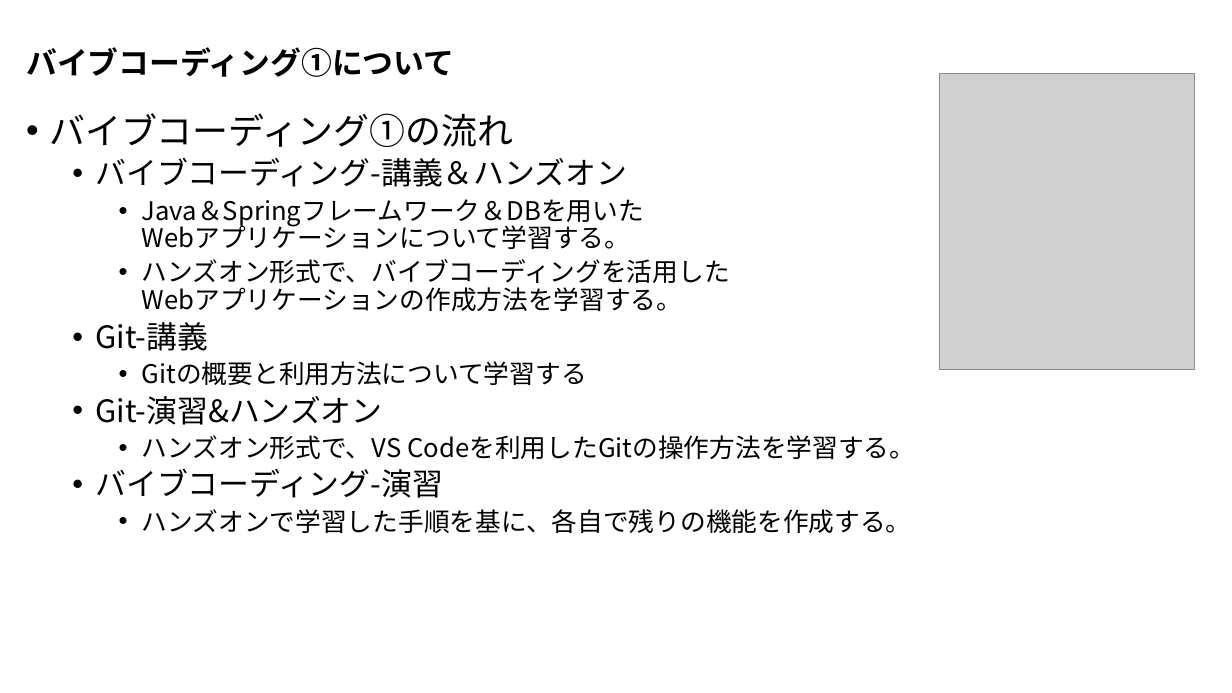
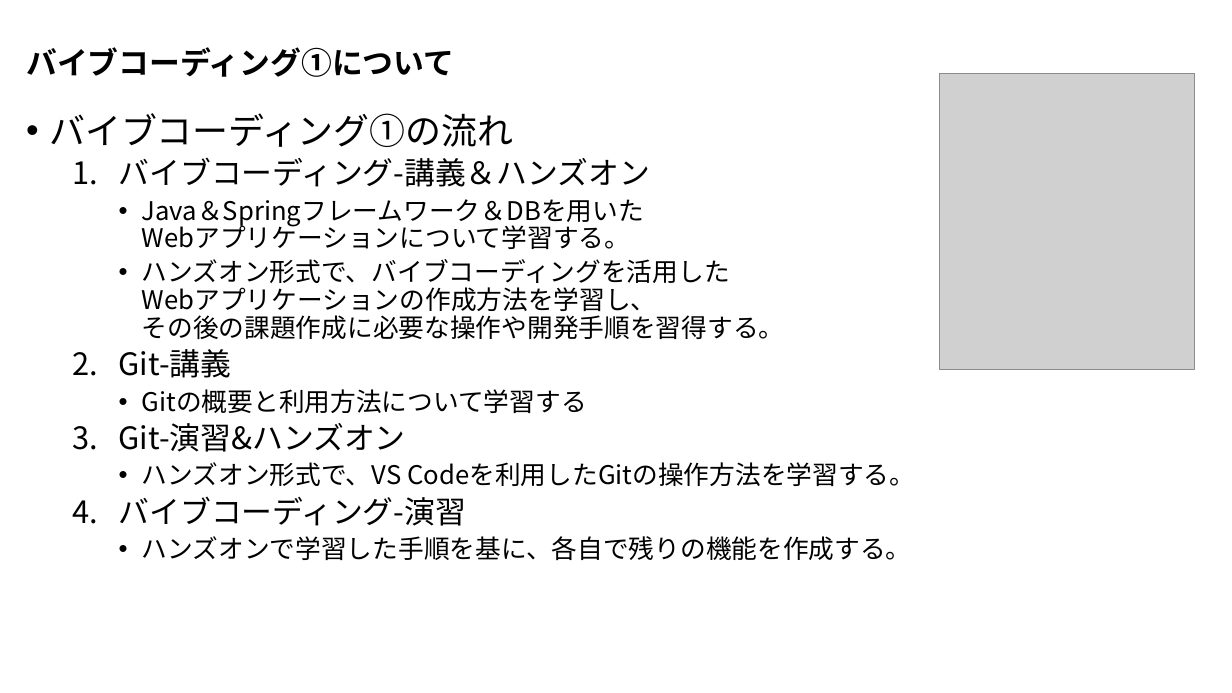
Before and after one commit to nishida2073/ai_navive, a slide deck: slide 4 of 00_オリエンテーション/【AI Native研修-バイブコーディング】研修の概要.pptx. Drawn at 1232x693 pixels with LibreOffice and Linux fonts; fonts in the diff are those of the drawing; grey boxes stand for pictures. Boxes give left, top, right and bottom in pixels: in the first picture for what was removed or moved away, otherwise in the second. Text is boxed around its words. In the diff, an @@ line names an element or a change of style, - is before the commit and + after.

```diff
--- a/00_オリエンテーション/【AI Native研修-バイブコーディング】研修の概要.pptx
+++ b/00_オリエンテーション/【AI Native研修-バイブコーディング】研修の概要.pptx
@@ text at <box>119,158,651,526</box>: bullet • to 1. @@
@@ text at <box>142,259,785,339</box>: text changed @@
-    • ハンズオン形式で、バイブコーディングを活用した
-      Webアプリケーションの作成方法を学習する。
+    • ハンズオン形式で、バイブコーディングを活用した
+      Webアプリケーションの作成方法を学習し、
+      その後の課題作成に必要な操作や開発手順を習得する。
```
Also in this commit, not shown: 2 other slides changed, 2 other files.
